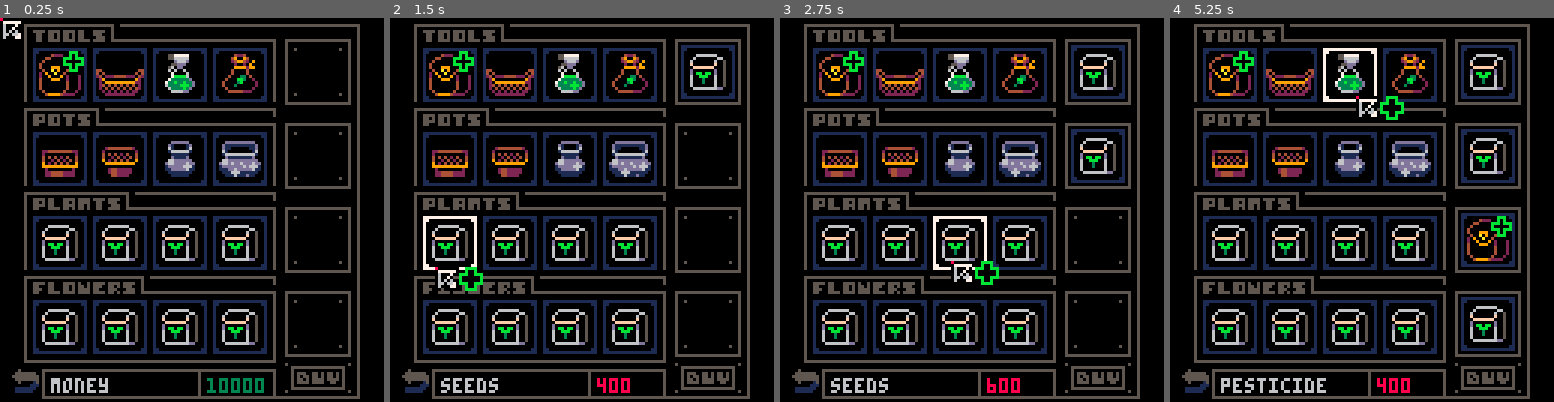
Above: before the commit, frames 1-4 (left to right).
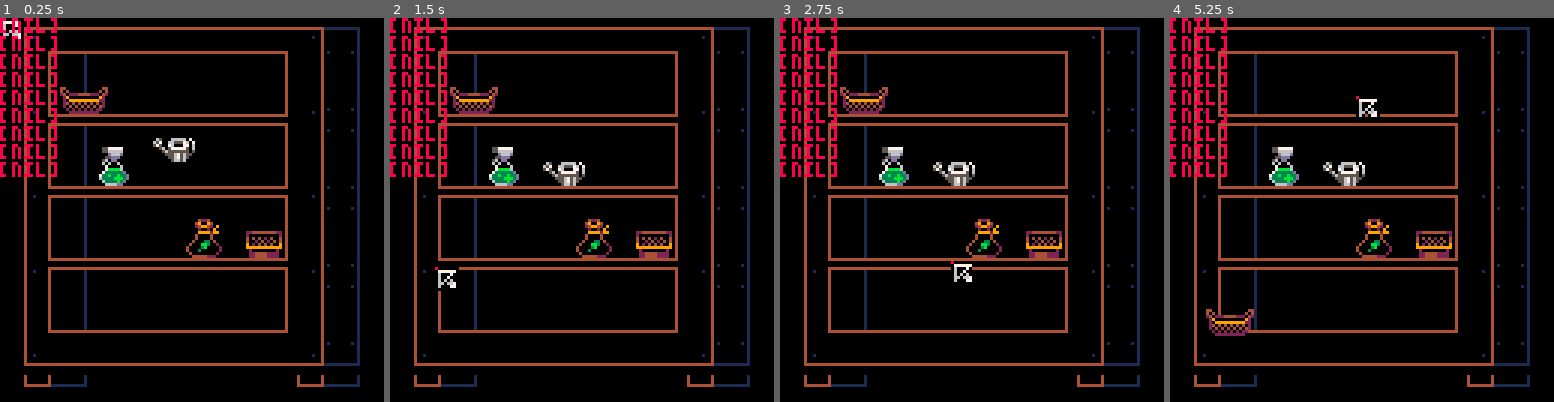
Above: after the commit, the same moments.

Repository: vinimesquitamoraes/Plantinhas
Game: PICO-8 cartridge plantinhas.p8
The game is run twice, just before and just after one commit, with the same random seed, the same clock (stepped at 60 frames per second) and the same inputs.
Inputs (mouse positions are in pixels of both pictures, inside the frame that each line leads up to):
- Up to frame 1 (0.25 s): no input
- Up to frame 2 (1.5 s): click (670, 121) at 0.67 s; click (436, 267) at 1.22 s
- Up to frame 3 (2.75 s): hold Right 1.6-2.1 s; click (887, 114) at 1.77 s; hold Up 2.15-2.42 s; click (952, 259) at 2.32 s; hold Right from 2.47 s (still down)
- Up to frame 4 (5.25 s): click (1404, 106) at 2.87 s; release Right at 3.03 s; hold Left 3.08-3.58 s; click (1465, 256) at 3.42 s; hold Down 3.63-3.97 s; click (1231, 102) at 3.97 s; hold Right 4.02-4.68 s; click (1292, 248) at 4.52 s; hold Up 4.73-5.03 s; click (1354, 94) at 5.07 s; hold Left from 5.08 s (still down)

The runs differ from the first frame. In frame 1, 34% of the frame differs, in the area x 0-94%, y 0-100%; in frame 2, 35%; in frame 3, 35%; in frame 4, 37%.

Commit message:
Metodo get_estado foi removido do mouse

Diff:
--- a/plantinhas.p8
+++ b/plantinhas.p8
@@ -35,7 +35,7 @@
  2 para loja
  3 para o deposito
  ]]
- status = 2
+ status = 3
 
  --auxiliares ---------------------------------------------------------------------------------------------------------------------------------------------------------------------+
  aux_tipo  = 1
@@ -45,7 +45,7 @@
  --listas -------------------------------------------------------------------------------------------------------------------------------------------------------------------------+
  ls_tst     = {["tipo"]="teste"       ,["val"]=false,["qual"]=nil}
  ls_bts     = {["tipo"]="botao"       ,["val"]=false,["qual"]=nil}
- ls_esp     = {["tipo"]="espaco"      ,["val"]=false,["qual"]=nil                              ,["timer"]=0,["wait"]=false}
+ ls_esp     = {["tipo"]="espaco"      ,["val"]=false,["qual"]=nil,["esps"  ]={}                              ,["timer"]=0,["wait"]=false}
  ls_plv     = {["tipo"]="palavra"     ,["val"]=false,["qual"]=nil}
  ls_atl     = {["tipo"]="atalho"      ,["val"]=false,["qual"]=nil,["atls"  ]={},["show" ]=false,["timer"]=0,["wait"]=false}
  ls_car     = {["tipo"]="carrinho"    ,["val"]=false,["qual"]=nil,["coisas"]={},["total"]=0    ,["timer"]=0,["wait"]=false}
@@ -94,7 +94,7 @@
  enfileirar_esp(ls_esp[4],11,94)
 
  --atalhos ........................................................................................................................................................................+
- init_atl(2)
+ init_atl(num_atl)
  def_pos_atls()
 
  --prateleiras ....................................................................................................................................................................+
@@ -103,7 +103,7 @@
 	--objetos funcionais padrao ------------------------------------------------------------------------------------------------------------------------------------------------------+
 	regador = criar_obj("item",17,ls_inv.coisas,nil, 50 ,18)
 
- --[[testes @@@@@@@@@@@@@@@@@@@@@@@@@@@@@@@@@@@@@@@@@@@@@@@@@@@@@@@@@@@@@@@@@@@@@@@@@@@@@@@@@@@@@@@@@@@@@@@@@@@@@@@@@@@@@@@@@@@@@@@@@@@@@@@@@@@@@@@@@@@@@@@@@@@@@@@@@@@@@@@@@@@@@@@@@+
+ --testes @@@@@@@@@@@@@@@@@@@@@@@@@@@@@@@@@@@@@@@@@@@@@@@@@@@@@@@@@@@@@@@@@@@@@@@@@@@@@@@@@@@@@@@@@@@@@@@@@@@@@@@@@@@@@@@@@@@@@@@@@@@@@@@@@@@@@@@@@@@@@@@@@@@@@@@@@@@@@@@@@@@@@@@@@+
  vaso_change = 5
  que_planta  = 9
  aux_x = 10
@@ -123,30 +123,25 @@
  criar_obj("item",4,ls_inv.coisas,nil, 60 ,50)
  criar_obj("item",5,ls_inv.coisas,nil, 80 ,50)
 
- ls_atl.atls[1].item = criar_obj("item",5)
- ls_atl.atls[2].item = criar_obj("item",6)
- ls_atl.atls[3].item = criar_obj("item",7)
+ ls_atl.atls[1].item = criar_obj("item", 5)
+ ls_atl.atls[2].item = criar_obj("item", 6)
+ ls_atl.atls[3].item = criar_obj("item", 7)
  ls_atl.atls[4].item = criar_obj("item",15)
  ls_atl.atls[5].item = criar_obj("item",17)
- ls_atl.atls[6].item = criar_obj("item",9)
-]]
+ ls_atl.atls[6].item = criar_obj("item", 9)
+--]]
 end
 
 --update ==========================================================================================================================================================================+
 function _update()
 	mouse:att()
 
- cu1 = #ls_atl.atls
-
 	foreach(ls_bts,function(obj) cool_down(5,obj) end)
 
  --atualizar particulas
 	att_particulas(pat_sem)
  att_particulas(pat_reg)
- --[[
-  if(ls_atl.qual)    cu1 = ls_atl.qual.id
-  if(not ls_atl.qual)cu1 = nil
-  ]]
+
  --jogo principal rocha --------------------------------------------------------------------------------------------+
  if(status == 1)then
   cool_down(5,ls_jrd)
@@ -299,7 +294,7 @@
  mouse:des()
 	if(false) pos_mouse(10)
 
-	if(false) then
+	if(true) then
 	 format(cu1,str1)
 	 format(cu2,str2)
 	 format(cu3,str3)
@@ -440,21 +435,6 @@
 		self.mei_solto = false
 		self.dir_solto = false
 
-		--estado =====================
-		--self botao?
-	function self:get_estado(bt_press)
-	 	local estado_atual = stat(34)
-			--esquerda ==================
-			if(bt_press == 1)	then
-				return estado_atual==1
-			--meio ======================
-			elseif(bt_press == 4) then
-				return estado_atual==4
-			--direira ===================
-			elseif(bt_press == 2)then
-				return estado_atual==2
-			end
-		end
 	--resetar mouse ===============
  function self:reset()
 	 self.s        = 212
@@ -501,7 +480,7 @@
  	 mouse.s = spr_2
  	 return true
  	end
-   mouse.s = spr_1
+  mouse.s = spr_1
 	 return false
  end
 
@@ -511,9 +490,9 @@
  	self.x = stat(32)
  	self.y = stat(33)
  	--att posicao ================
-		self.esq=self:get_estado(1)
-		self.mei=self:get_estado(4)
-		self.dir=self:get_estado(2)
+		self.esq= stat(34)==1
+		self.mei= stat(34)==4
+		self.dir= stat(34)==2
 
 		--comportamento esquerdo ||||
 		--se o mouse esq foi apertado
@@ -775,48 +754,44 @@
 	 --ativar botao
 		function self:ativa()
 			--teve colisao
-			if(self:col_mouse("retg") and not(mouse.eq_press))then
-				--mouse esquerdo pressionado
-				if(mouse.esq_press and self.wait)then
-					--funcoes ===================
-					--ir lojinha
-					if(self.tip == 1)then
-						status = 2
-		   	mouse:reset()
-
-					--voltar jogo principal
-					elseif(self.tip == 2)then
-						status = 1
-
-					--comprar
-					elseif(self.tip == 3)then
-						comprar()
-
-					--ir depot
-					elseif(self.tip == 4 and not ls_atl.val)then
-						if(status==1)then
-							status      = 3
-							bt_dept.s   = 12
-							bt_dept.sr  = 12
-							bt_dept.sp  = 44
-							self.ct     = 0
-							ls_inv.wait = false
-
-						elseif(status==3)then
-							bt_dept.s   = 40
-							bt_dept.sr  = 40
-							bt_dept.sp  = 42
-							status      = 1
-							ls_atl.val  = false
-							self.ct     = 1
-						 ls_jrd.wait = false
-      	ls_atl.qual = nil
-						end
- 					ls_atl.show = false
-						foreach(ls_bts,function(obj) obj.wait = false end)
-
-						return
+			--mouse esquerdo pressionado
+			if(self:col_mouse("retg") and not(mouse.eq_press) and mouse.esq_press and self.wait)then
+				--funcoes ===================
+				--ir lojinha
+				if(self.tip == 1)then
+					status = 2
+	   	mouse:reset()
+
+				--voltar jogo principal
+				elseif(self.tip == 2)then
+					status = 1
+
+				--comprar
+				elseif(self.tip == 3)then
+					comprar()
+
+				--ir depot
+				elseif(self.tip == 4 and not ls_atl.val)then
+					if(status==1)then
+						status      = 3
+						bt_dept.s   = 12
+						bt_dept.sr  = 12
+						bt_dept.sp  = 44
+						self.ct     = 0
+						ls_inv.wait = false
+
+					elseif(status==3)then
+						bt_dept.s   = 40
+						bt_dept.sr  = 40
+						bt_dept.sp  = 42
+						status      = 1
+						ls_atl.val  = false
+						self.ct     = 1
+					 ls_jrd.wait = false
+     	ls_atl.qual = nil
 					end
+					ls_atl.show = false
+					foreach(ls_bts,function(obj) obj.wait = false end)
 				end
 			end
 		end
@@ -835,7 +810,7 @@
 			else
 
 			 self.cor1 =	self.cor3
-				self.s = self.sr
+				self.s    = self.sr
 
 			end
 		end
@@ -849,7 +824,7 @@
  	if(subtipo == 1)then
  	 self.cor1,self.cor3 = 1,1
 	 	self.cor2  = 7
-	  self.cur_s = 0
+
 	 	function self:disp_toggle(qual)
  			self.disp = qual or false
 			end
@@ -1037,12 +1012,12 @@
 	 	end
 		--planta1
 	 elseif(range(subtipo,9,18))then
-		 self.s    = 10
-		 self.ct   = 1
-		 self.xoff = 2
-			self.yoff = 2
- 	 self.woff = 5
-	 	self.hoff = 5
+		 self.s     = 10
+		 self.ct    = 1
+		 self.xoff  = 2
+			self.yoff  = 2
+ 	 self.woff  = 5
+	 	self.hoff  = 5
 	 	self.cur_s = 249
 
 		 if(subtipo == 9)then
@@ -1135,8 +1110,8 @@
  	function self:des()
 			local aux = 0
 			for i in all(self.ls_aux)do
-					spr(i,self.x+aux,self.y)
-					aux +=5
+				spr(i,self.x+aux,self.y)
+				aux +=5
 			end
 		end
 
@@ -1279,15 +1253,6 @@
 
 end
 
---retorna as chaves de uma tabela
-function get_keys(qual_ls)
-	keys = {}
-	for i,j in pairs(qual_ls)do
-		add(keys,i)
-	end
-	return keys
-end
-
 --exibe x y do mouse
 function pos_mouse(cor)
 		print("("..stat(32)..","..stat(33)..")",100,120,cor)
@@ -1823,7 +1786,7 @@
 		--nao esta sendo selecionado
 		--poe na posicao do cursor ajustado
 		if((qual_container.qual and not permutavel) or not qual_container.qual)then
-			ls_atl.qual.item:mov(stat(32)-11,stat(33)-16)
+			ls_atl.qual.item:mov(stat(32)-11,stat(33)-15)
 	 	--aficiona ao container
 			add(qual_container.coisas,ls_atl.qual.item)
  		--esvazia o atalho
@@ -1981,11 +1944,15 @@
  --garantido chegar aqui com um item
 	if(aux_tipo == 1)then
  	if(mouse.esq)then
-	 	init_atl(2)
-		 def_pos_atls()
-		 ls_atl.qual.item = nil
+
+			if(#ls_atl.atls == 8)then
+			 toggle_disp(1,1)
+			else
+				init_atl(2)
+ 		 def_pos_atls()
+			 ls_atl.qual.item = nil
+			end
 			ls_atl.qual = nil
-			if(#ls_atl.atls == 8) toggle_disp(1,1)
    atl_on_off(true)
 		end
 
@@ -2054,272 +2021,274 @@
 	if(o_que.estagio==#o_que.planta) o_que.colher  = true
 end
 
-…(269 lines of a section not shown)…
+-->8
+--7072
+…(269 lines of a section not shown)…
Not shown, changed: 26 lines of the sprite sheet (__gfx__) section of plantinhas.p8
